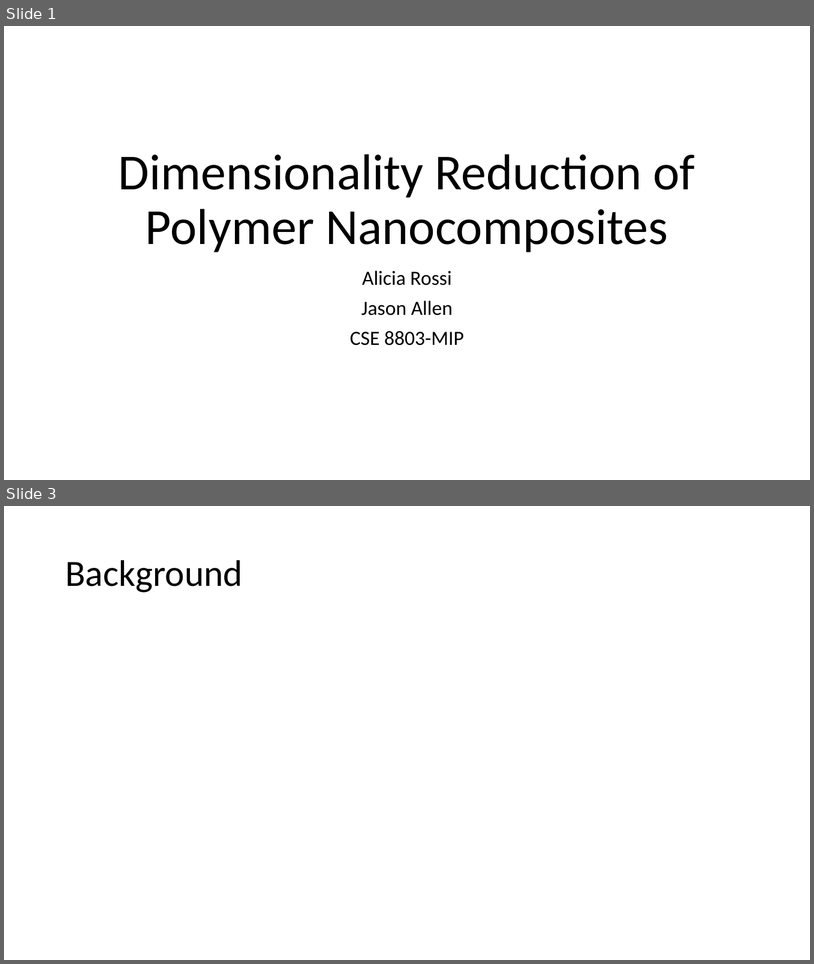
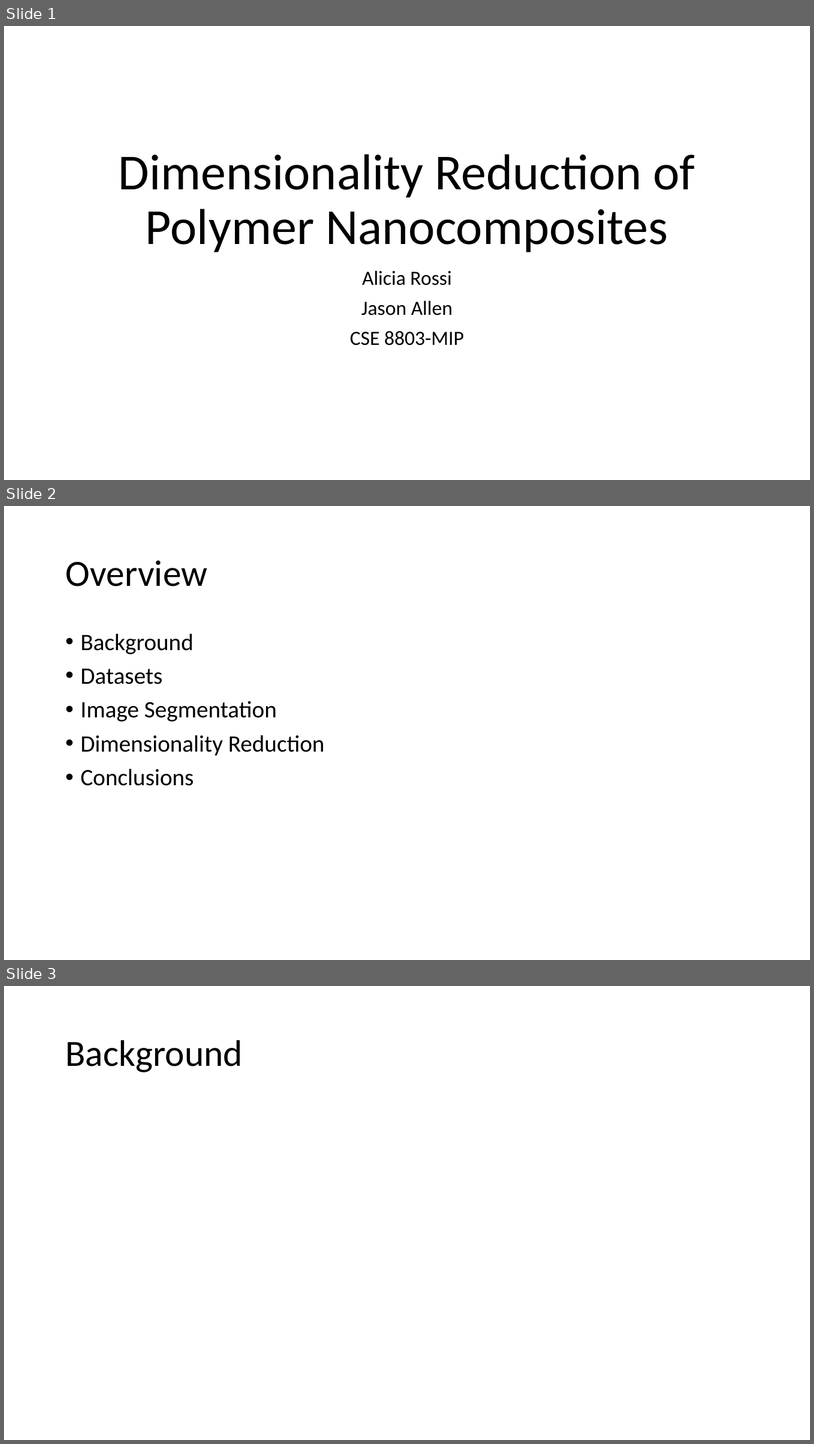
Before and after one commit to jallen30gt/Materials-Informatics-2, a slide deck: 2016 04 25 - Materials Informatics FInal - Template.pptx. Shown one above the other, each under a label of ours: slides 1 and 3 before the commit, slides 1, 2 and 3 after it; the slides between them are not shown. The pictures are 814x964 and 814x1444 pixels, drawn with LibreOffice and Linux fonts; fonts in the diff are those of the drawing. Boxes give left, top, right and bottom in pixels: in the first picture for what was removed or moved away, otherwise in the second. Text is boxed around its words. In the diff, an @@ line names an element or a change of style, - is before the commit and + after.

```diff
--- a/2016 04 25 - Materials Informatics FInal - Template.pptx
+++ b/2016 04 25 - Materials Informatics FInal - Template.pptx
@@ slide 2 added at (x1=4, y1=506, x2=810, y2=960), background #FFFFFF @@
@@ title added at (x1=65, y1=560, x2=207, y2=586), 44 pt, text #000000 @@
+Overview
@@ text added at (x1=81, y1=633, x2=325, y2=786), 28 pt, text #000000 @@
+• Background
+• Datasets
+• Image Segmentation
+• Dimensionality Reduction
+• Conclusions
```
Also in this commit, not shown: 1 slide removed.
